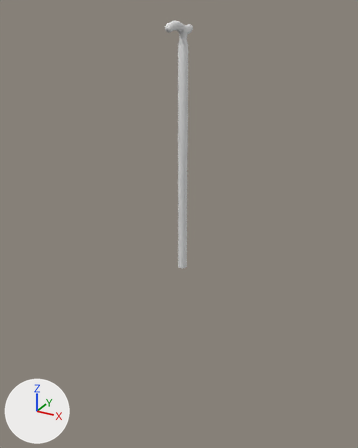
The FBX model A completely normal day/Assets/Art/Models/Zolder stok.fbx as it was, and as the next commit left it.
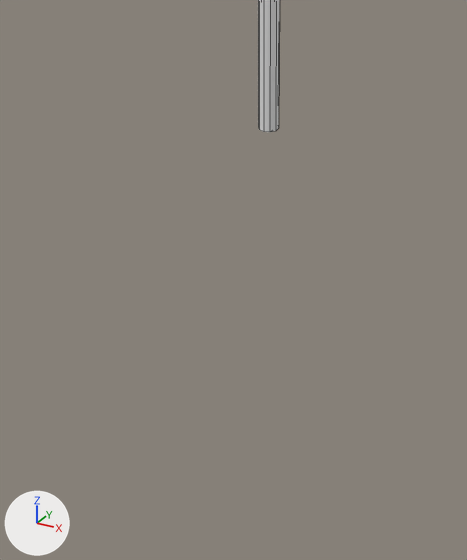
Each version is shown whole from a camera (50 mm lens) standing at (0.572, -1.059, 0.556) and looking at (-0.02, 0.017, 0.018), then close up on the part from 20% to 74% of the width and 48% to 100% of the height. Arrows for +X, +Y and +Z are at lower left; the lights stay in place. The close-ups show mesh edges as thin lines. Where no turn or scale is listed for an object, it has been applied to the vertices.

In view in the first close-up: 'Zolder stok'.
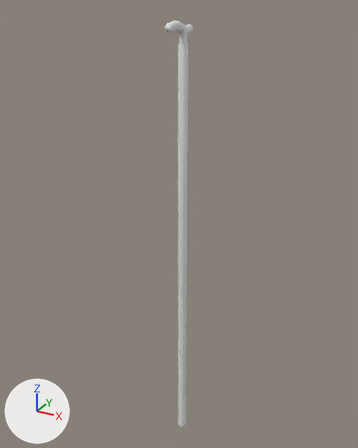
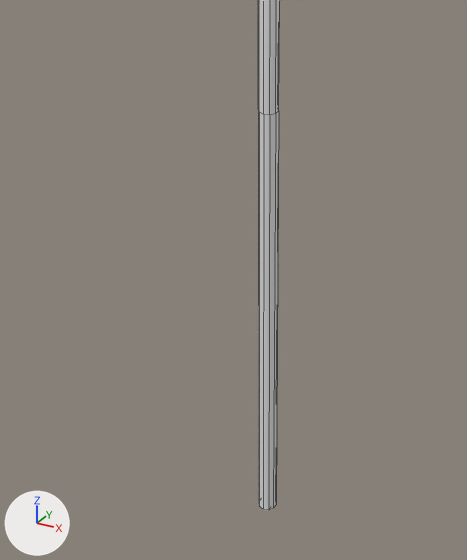
The newer file is also turned or shifted as a whole; pictures and numbers use the older file's frame.

The change, as a list of edits to the scene's bpy script:
```text
Change me_cylinder_013:
    where me_cylinder_013.from_pydata(...)  # 142 vertices, 150 faces; spans x -0.011..0.011, y -0.075..0.041, z -0.099..0.528
    used by ob_zolder_stok; location = (0.0, 0.0, 0.0)
    me_cylinder_013 part 1: all 20 vertices in x -0.011..0.011, y -0.012..0.012, z -0.099..0.187 are scaled about their middle by (1, 1, 2.08), then moved by (0.0, 0.0, -0.418)
```

What differs and where, as boxes (x1, y1, x2, y2) in the close-ups (467 x 560 px):
'Zolder stok', reshaped: before (258, 0, 280, 132); after (258, 0, 280, 510)
